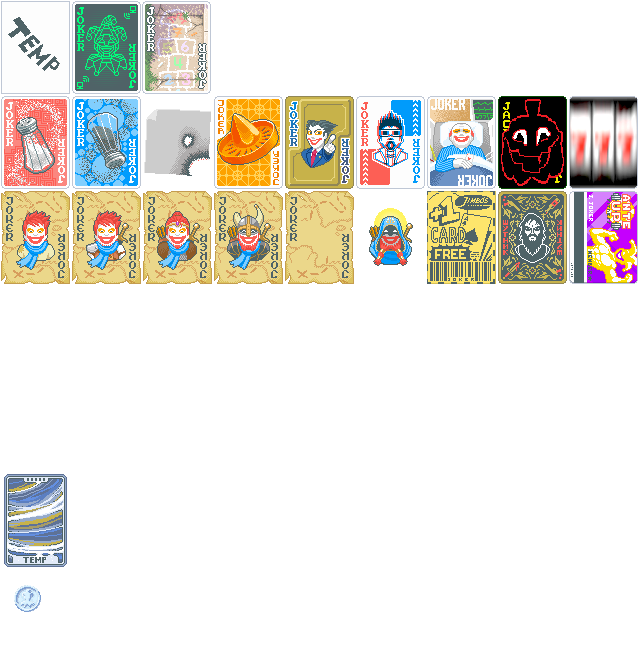
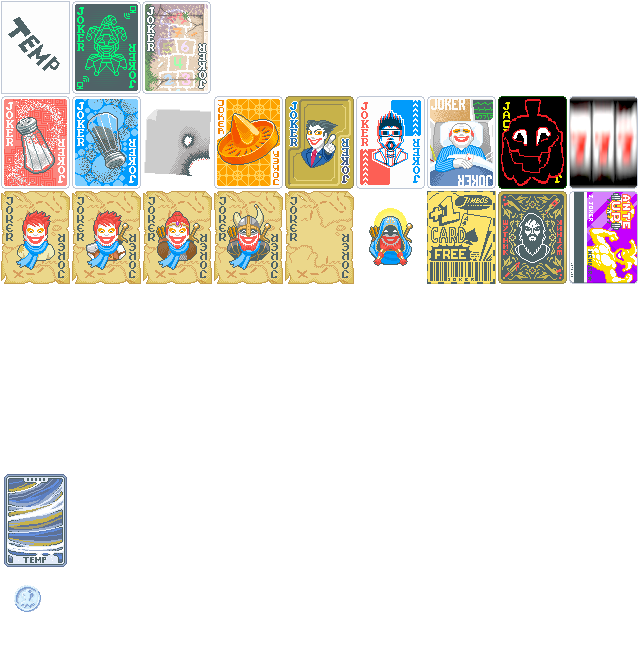
Before/after of a (639, 665) layered artwork. What changed in the layer stack:
moved "turnabout" above "coupon", painted on it over (x1=288, y1=99, x2=351, y2=186)
